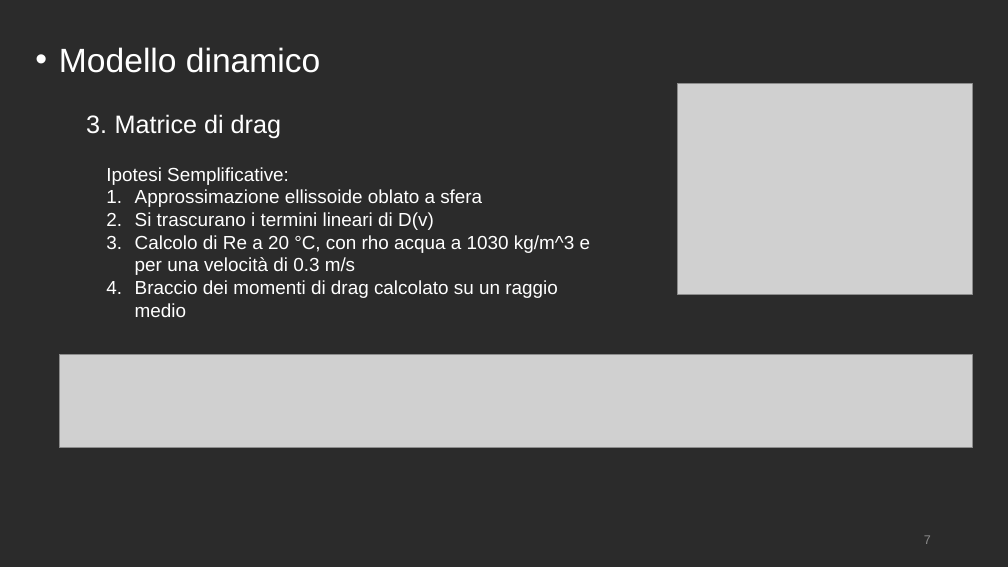
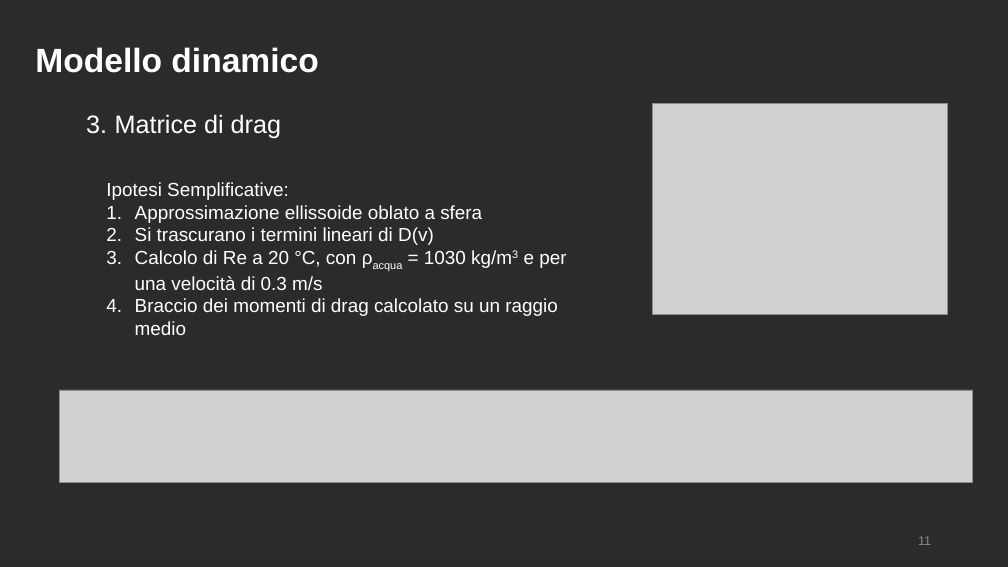
Before and after one commit to polifab/Subacquei_modello, a slide deck: slide 11 of presentazione.pptx (slide 8 before the commit). Drawn at 1008x567 pixels with LibreOffice and Linux fonts; fonts in the diff are those of the drawing; grey boxes stand for pictures; background and template pictures are left out; a plain dark background stands for a picture behind light text. Boxes give left, top, right and bottom in pixels: in the first picture for what was removed or moved away, otherwise in the second. Text is boxed around its words. In the diff, an @@ line names an element or a change of style, - is before the commit and + after.

```diff
--- a/presentazione.pptx
+++ b/presentazione.pptx
@@ text "Modello dinamico" at [35,47,318,73]: bold on; bullet • to none @@
@@ picture: place and size @@
-picture at [678,84,972,295]
+picture at [653,104,948,315]
@@ text "Ipotesi Semplificative:": place and size @@
-text "Ipotesi Semplificative:" at [106,167,591,317]
+text "Ipotesi Semplificative:" at [106,182,566,335]
@@ text at [135,250,566,290]: text changed @@
-3. Calcolo di Re a 20 °C, con rho acqua a 1030 kg/m^3 e per una velocità di 0.3 m/s
+3. Calcolo di Re a 20 °C, con ρacqua = 1030 kg/m3 e per una velocità di 0.3 m/s
@@ picture: place and size @@
-picture at [60,355,973,448]
+picture at [60,390,973,483]
@@ page number at [918,536,931,545]: text changed @@
-7
+11
```
Also in this commit, not shown: 13 other slides changed, 6 slides added.
